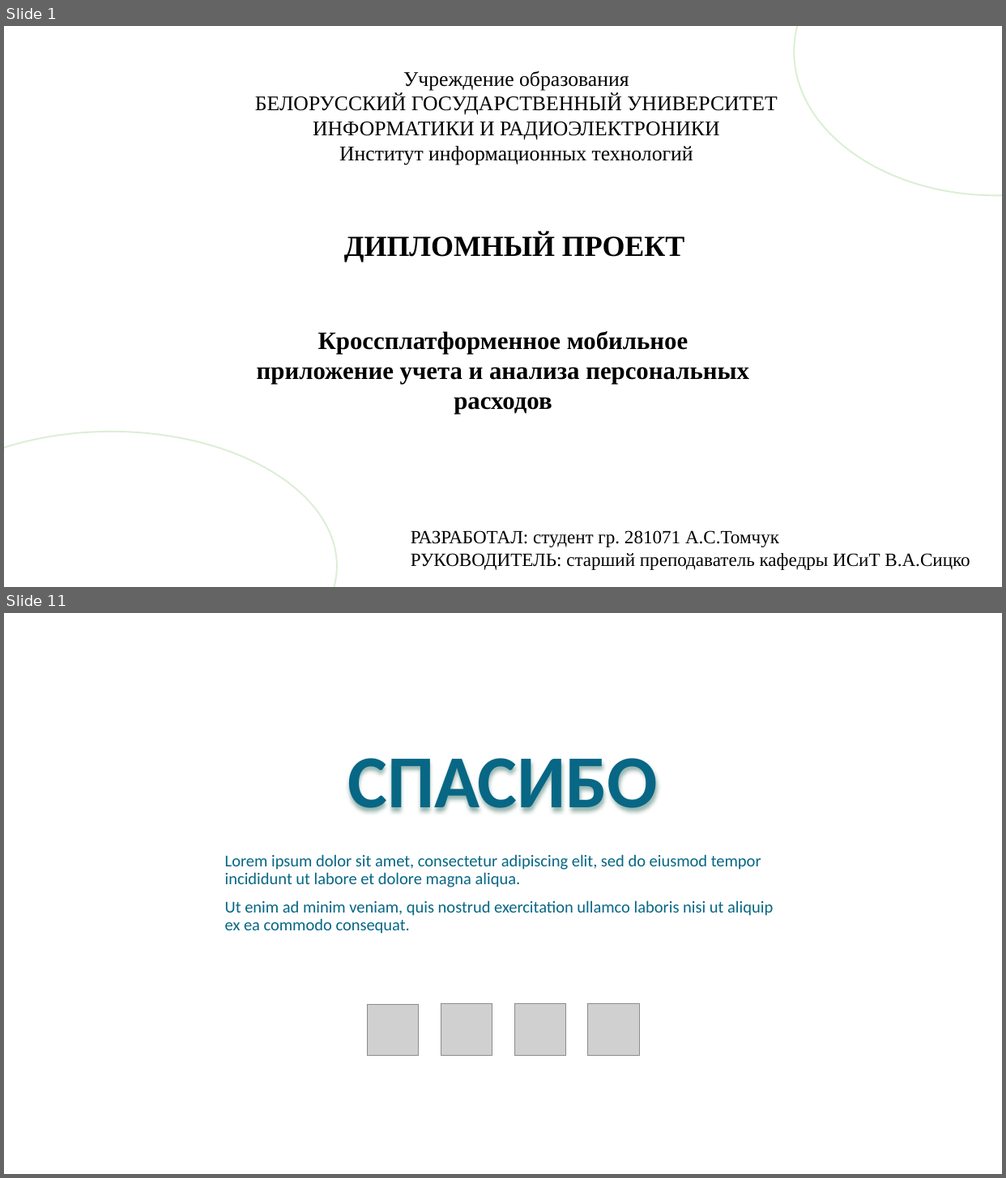
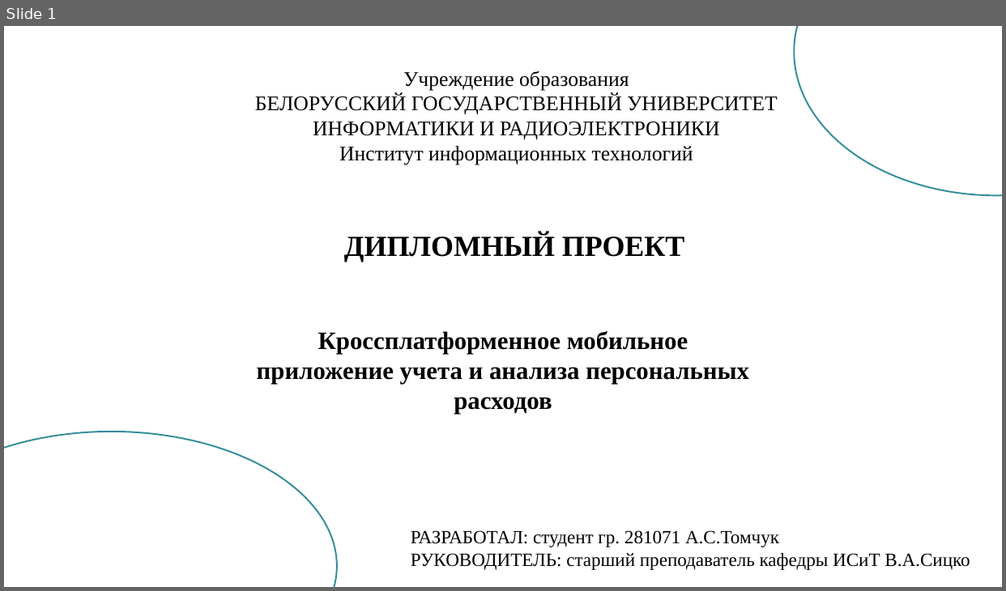
Before and after one commit to nastyatomchuk/diplom, a slide deck: Томчук А.С. Презентация.pptx. Shown one above the other, each under a label of ours: slides 1 and 11 before the commit, slide 1 after it; the slides between them are not shown. The pictures are 1006x1178 and 1006x591 pixels, drawn with LibreOffice and Linux fonts; fonts in the diff are those of the drawing; grey boxes stand for pictures; background and template pictures are left out. Boxes give left, top, right and bottom in pixels: in the first picture for what was removed or moved away, otherwise in the second. Text is boxed around its words. In the diff, an @@ line names an element or a change of style, - is before the commit and + after.

```diff
--- a/Томчук А.С. Презентация.pptx
+++ b/Томчук А.С. Презентация.pptx
@@ slide 11 removed at bbox=[4, 613, 1002, 1174], background picture (left out) @@
@@ text removed at bbox=[347, 758, 658, 812] @@
-СПАСИБО
@@ text removed at bbox=[225, 854, 773, 934] @@
-Lorem ipsum dolor sit amet, consectetur adipiscing elit, sed do eiusmod tempor incididunt ut labore et dolore magna aliqua.
-Ut enim ad minim veniam, quis nostrud exercitation ullamco laboris nisi ut aliquip ex ea commodo consequat.
@@ picture removed at bbox=[367, 1004, 419, 1056] @@
@@ picture removed at bbox=[441, 1003, 492, 1055] @@
@@ picture removed at bbox=[514, 1003, 566, 1055] @@
@@ picture removed at bbox=[588, 1003, 640, 1055] @@
@@ slide 1 changed as well @@
@@ ellipse at bbox=[794, 26, 1002, 196]: outline #DBEFD4 1.5 pt to #328C99 1.5 pt @@
@@ ellipse at bbox=[4, 432, 337, 587]: outline #DBEFD4 1.5 pt to #328C99 1.5 pt @@
```
Also in this commit, not shown: 1 other slide changed, 16 slides added, 8 other slides removed, 3 other files.
